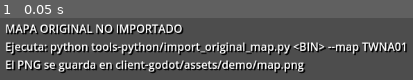
Above: before the commit, frame 1.
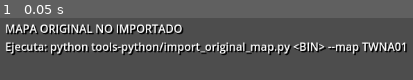
Above: after the commit, the same moment.

Repository: saitamOsirb/digital-wolrd-1
Game: Godot game, scene res://scenes/original_map_viewer.tscn
The game is run twice, just before and just after one commit, with the same random seed, the same clock (stepped at 60 frames per second) and the same inputs.
Inputs:
- Up to frame 1 (0.05 s): no input

The runs differ from the first frame. In frame 1, 7.8% of the frame differs, in the area x 1-74%, y 67-89%.

Commit message:
feat: diagnostic marker, pixel coordinate probe and follow mode on original map

Diff:
--- a/client-godot/scripts/original_map_viewer.gd
+++ b/client-godot/scripts/original_map_viewer.gd
@@ -1,14 +1,18 @@
 extends Node2D
-# Authentic DW1 backdrop viewer. Only user-extracted images, no synthesized map.
-# Drag the map with the mouse; wheel zooms around the cursor.
+# Inspección del fondo original de DW1. Marcador y navegación son DIAGNÓSTICOS,
+# no representan al protagonista ni la cámara/calibración auténticos.
 const ORIGINAL_MAP := "res://assets/demo/map.png"
 const MIN_ZOOM := 0.25
 const MAX_ZOOM := 6.0
+const MARKER_SPEED := 145.0
 
 var picture: Sprite2D
 var hint: Label
+var marker: Node2D
+var marker_position := Vector2.ZERO
 var zoom_value := 1.0
 var dragging := false
+var follow_marker := false
 
 func _ready() -> void:
     get_viewport().size_changed.connect(_fit_viewport)
@@ -16,9 +20,13 @@
     picture.centered = true
     picture.texture_filter = CanvasItem.TEXTURE_FILTER_NEAREST
     add_child(picture)
+    marker = Node2D.new()
+    marker.z_index = 10
+    picture.add_child(marker)
+    marker.draw.connect(_draw_marker)
     hint = Label.new()
-    hint.text = "DIGITAL WORLD 1 — Visualizador de escenarios PS1"
     hint.position = Vector2(16, 12)
+    hint.z_index = 20
     hint.add_theme_color_override("font_color", Color.WHITE)
     hint.add_theme_color_override("font_shadow_color", Color.BLACK)
     hint.add_theme_constant_override("shadow_offset_x", 2)
@@ -26,43 +34,95 @@
     add_child(hint)
     _load_original_map()
 
+func _draw_marker() -> void:
+    marker.draw_circle(Vector2(0, 9), 7, Color(0, 0, 0, 0.5))
+    marker.draw_circle(Vector2.ZERO, 7, Color(1, 0.8, 0.18))
+    marker.draw_arc(Vector2.ZERO, 9, 0, TAU, 24, Color.BLACK, 2)
+    marker.draw_line(Vector2(0, -12), Vector2(0, -22), Color(1, 0.8, 0.18), 2)
+
 func _load_original_map() -> void:
     if not FileAccess.file_exists(ORIGINAL_MAP):
-        hint.text = "MAPA ORIGINAL NO IMPORTADO\nEjecuta: python tools-python/import_original_map.py <BIN> --map TWNA01\nEl PNG se guarda en client-godot/assets/demo/map.png"
+        hint.text = "MAPA ORIGINAL NO IMPORTADO\nEjecuta: python tools-python/import_original_map.py <BIN> --map TWNA01"
+        marker.visible = false
         return
     var image := Image.new()
-    var err := image.load(ProjectSettings.globalize_path(ORIGINAL_MAP))
-    if err != OK:
-        hint.text = "Error al abrir el PNG de mapa: " + str(err)
+    var error := image.load(ProjectSettings.globalize_path(ORIGINAL_MAP))
+    if error != OK:
+        hint.text = "Error de mapa: " + str(error)
+        marker.visible = false
         return
     picture.texture = ImageTexture.create_from_image(image)
-    hint.text = "TWNA01 — Fondo PS1 importado | rueda: zoom | arrastrar: mover | R: centrar"
+    marker_position = image.get_size() * 0.5
+    _update_marker()
     _fit_viewport()
+    _update_hint()
+
+func _map_size() -> Vector2:
+    return picture.texture.get_size() if picture.texture != null else Vector2.ZERO
+
+func _update_marker() -> void:
+    marker.position = marker_position - _map_size() * 0.5
+
+func _update_hint() -> void:
+    if picture.texture == null:
+        return
+    hint.text = "TWNA01 | Fondo original PS1 | marcador de prueba (NO jugador real)\n" + "X: %.0f Y: %.0f | WASD/flechas: mover | Shift+clic: ubicar\n" % [marker_position.x, marker_position.y] + "R: encuadrar | F: seguimiento %s | rueda: zoom | arrastrar: mapa" % ("SI" if follow_marker else "NO")
+
+func _process(delta: float) -> void:
+    if picture.texture == null:
+        return
+    var direction := Input.get_vector("ui_left", "ui_right", "ui_up", "ui_down")
+    if Input.is_key_pressed(KEY_A):
+        direction.x = -1
+    if Input.is_key_pressed(KEY_D):
+        direction.x = 1
+    if Input.is_key_pressed(KEY_W):
+        direction.y = -1
+    if Input.is_key_pressed(KEY_S):
+        direction.y = 1
+    if direction.length_squared() > 1:
+        direction = direction.normalized()
+    if direction.length_squared() > 0:
+        marker_position += direction * MARKER_SPEED * delta
+        marker_position = marker_position.clamp(Vector2.ZERO, _map_size() - Vector2.ONE)
+        _update_marker()
+        if follow_marker:
+            picture.position = get_viewport_rect().size * 0.5 - marker.position * zoom_value
+        _update_hint()
 
 func _fit_viewport() -> void:
     if picture == null or picture.texture == null:
         return
-    var view_size := get_viewport_rect().size
-    var image_size := picture.texture.get_size()
-    zoom_value = min(view_size.x / image_size.x, view_size.y / image_size.y)
-    zoom_value = clampf(zoom_value, MIN_ZOOM, MAX_ZOOM)
+    var screen_size := get_viewport_rect().size
+    var size := _map_size()
+    zoom_value = clampf(min(screen_size.x / size.x, screen_size.y / size.y), MIN_ZOOM, MAX_ZOOM)
     picture.scale = Vector2.ONE * zoom_value
-    picture.position = view_size * 0.5
+    picture.position = screen_size * 0.5
 
 func _unhandled_input(event: InputEvent) -> void:
     if picture.texture == null:
         return
     if event is InputEventMouseButton:
         if event.button_index == MOUSE_BUTTON_LEFT:
-            dragging = event.pressed
+            if event.pressed and event.shift_pressed:
+                var local := picture.to_local(event.position) + _map_size() * 0.5
+                marker_position = local.clamp(Vector2.ZERO, _map_size() - Vector2.ONE)
+                _update_marker()
+                _update_hint()
+                dragging = false
+            else:
+                dragging = event.pressed
         elif event.pressed and event.button_index in [MOUSE_BUTTON_WHEEL_UP, MOUSE_BUTTON_WHEEL_DOWN]:
             var factor := 1.15 if event.button_index == MOUSE_BUTTON_WHEEL_UP else 1.0 / 1.15
             var old_zoom := zoom_value
             zoom_value = clampf(zoom_value * factor, MIN_ZOOM, MAX_ZOOM)
-            var mouse := get_global_mouse_position()
-            picture.position = mouse + (picture.position - mouse) * (zoom_value / old_zoom)
+            picture.position = event.position + (picture.position - event.position) * (zoom_value / old_zoom)
             picture.scale = Vector2.ONE * zoom_value
-    if event is InputEventMouseMotion and dragging:
+    elif event is InputEventMouseMotion and dragging:
         picture.position += event.relative
-    if event is InputEventKey and event.pressed and event.keycode == KEY_R:
-        _fit_viewport()
+    elif event is InputEventKey and event.pressed:
+        if event.keycode == KEY_R:
+            _fit_viewport()
+        elif event.keycode == KEY_F:
+            follow_marker = not follow_marker
+            _update_hint()
